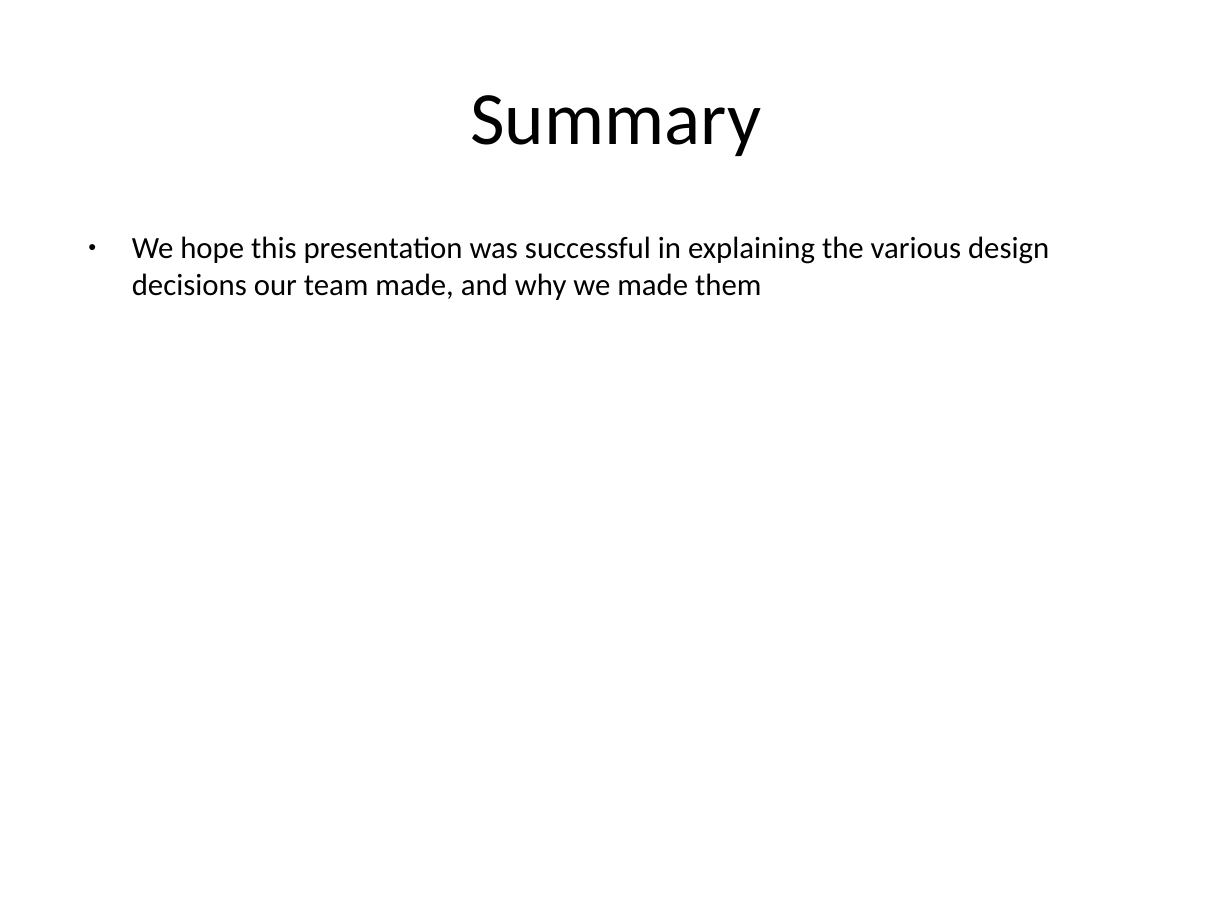
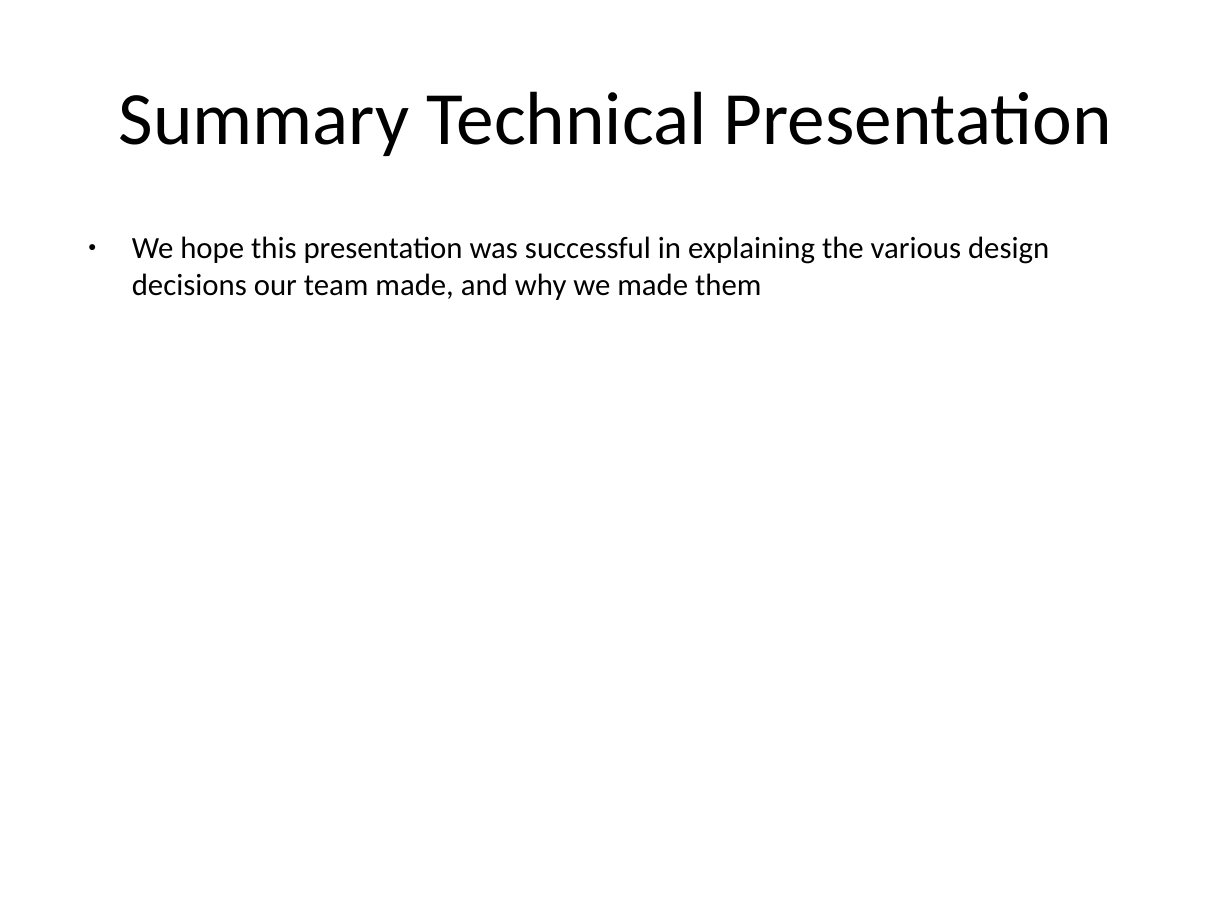
Before and after one commit to markusmo/HotelSoftware, a slide deck: slide 45 of Documentation/Praesentation/PresentationRoomanizer.pptx (slide 43 before the commit). Drawn at 1232x924 pixels with LibreOffice and Linux fonts; fonts in the diff are those of the drawing. Boxes give left, top, right and bottom in pixels: in the first picture for what was removed or moved away, otherwise in the second. Text is boxed around its words. In the diff, an @@ line names an element or a change of style, - is before the commit and + after.

```diff
--- a/Documentation/Praesentation/PresentationRoomanizer.pptx
+++ b/Documentation/Praesentation/PresentationRoomanizer.pptx
@@ title at bbox=[119, 91, 1112, 156]: text changed @@
-Summary
+Summary Technical Presentation
```
Also in this commit, not shown: 3 other slides changed, 2 slides added, 1 other file.
